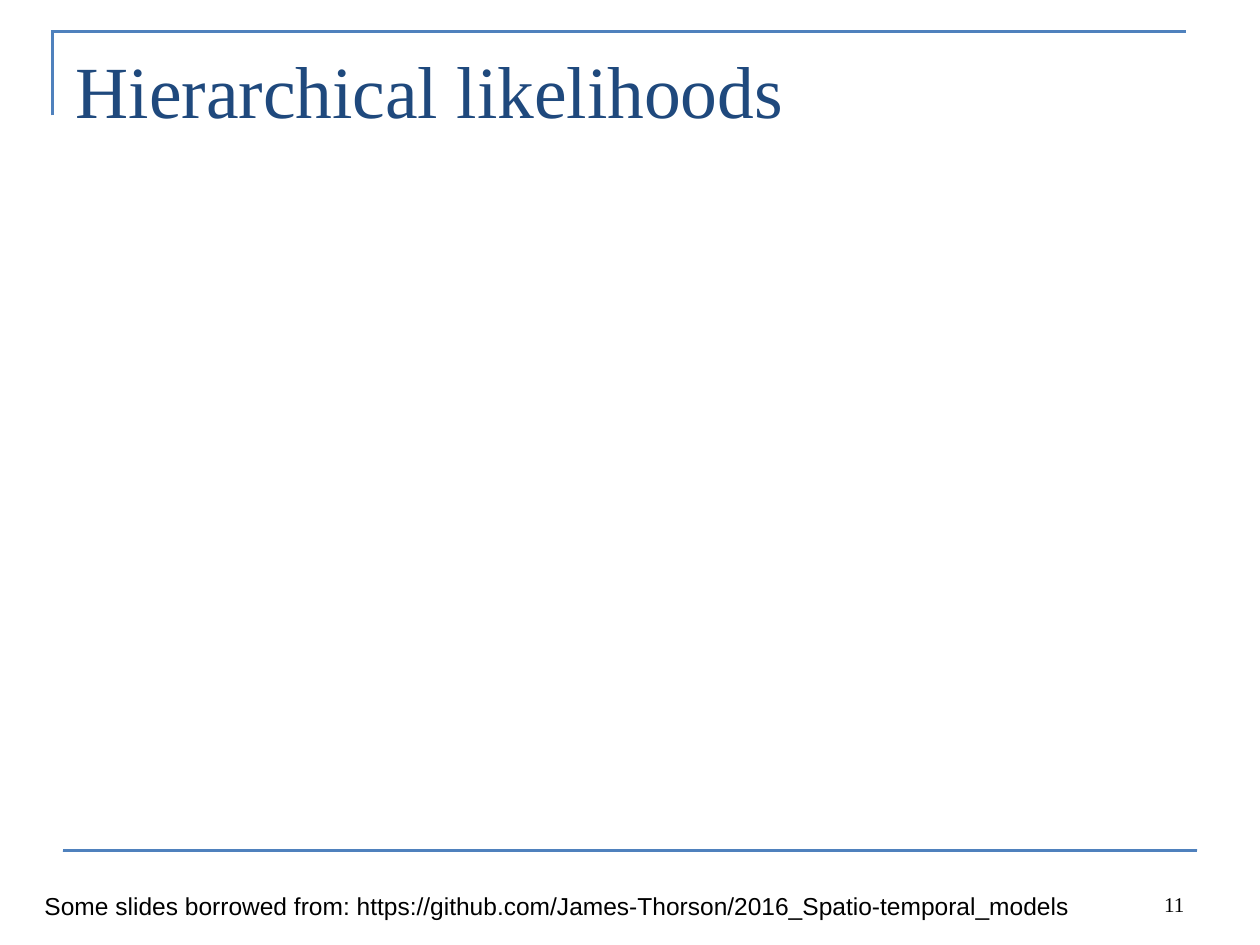
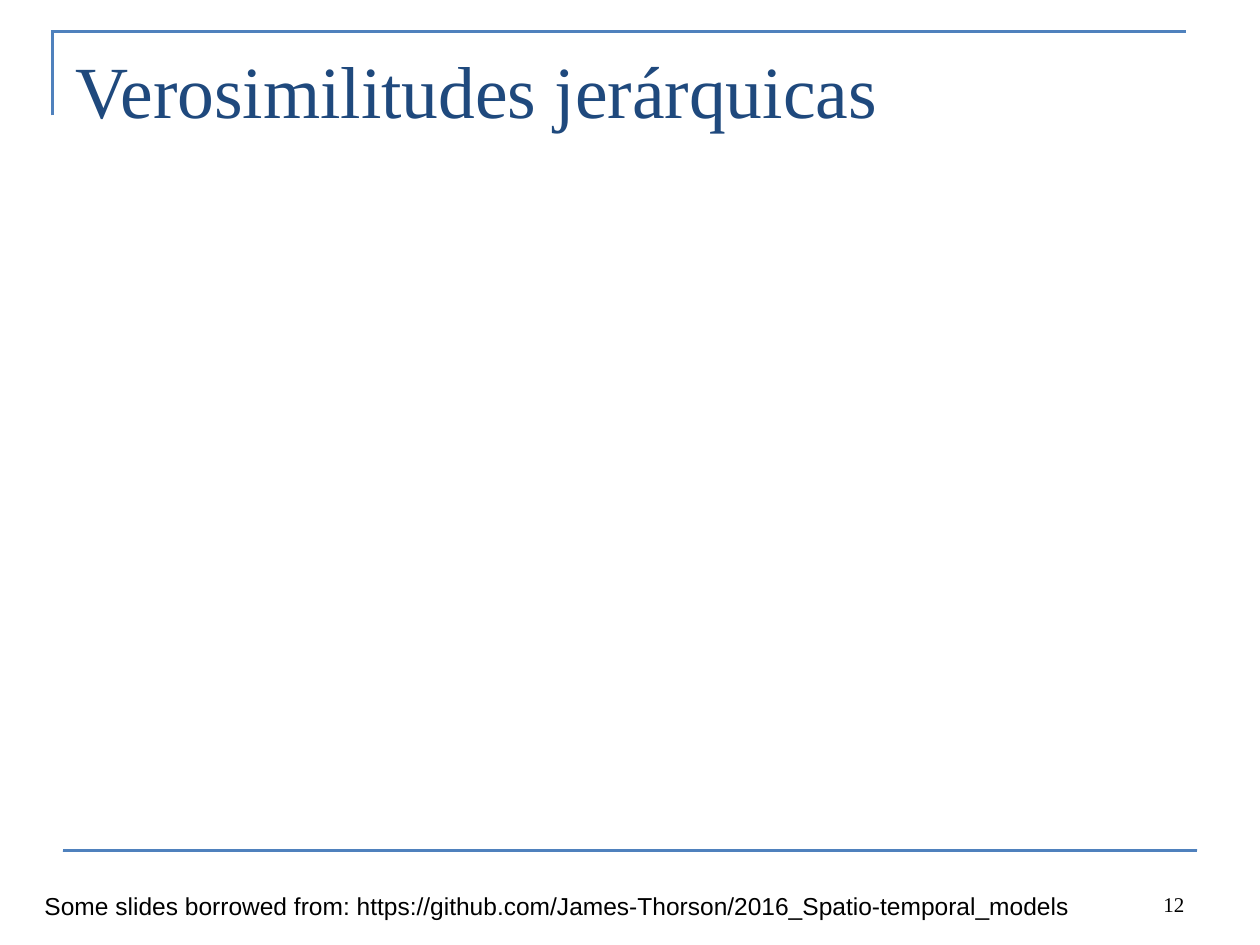
Before and after one commit to colemonnahan/bayes_workshop, a slide deck: slide 12 of dia4/lecture4_hierarchical.pptx (slide 11 before the commit). Drawn at 1260x945 pixels with LibreOffice and Linux fonts; fonts in the diff are those of the drawing; grey boxes stand for pictures. Boxes give left, top, right and bottom in pixels: in the first picture for what was removed or moved away, otherwise in the second. Text is boxed around its words. In the diff, an @@ line names an element or a change of style, - is before the commit and + after.

```diff
--- a/dia4/lecture4_hierarchical.pptx
+++ b/dia4/lecture4_hierarchical.pptx
@@ title at [76, 67, 877, 132]: text changed @@
-Hierarchical likelihoods
+Verosimilitudes jerárquicas
@@ page number at [1163, 898, 1184, 912]: text changed @@
-11
+12
```
Also in this commit, not shown: 9 other slides changed, 6 slides added, 7 slides removed, 11 other files.
